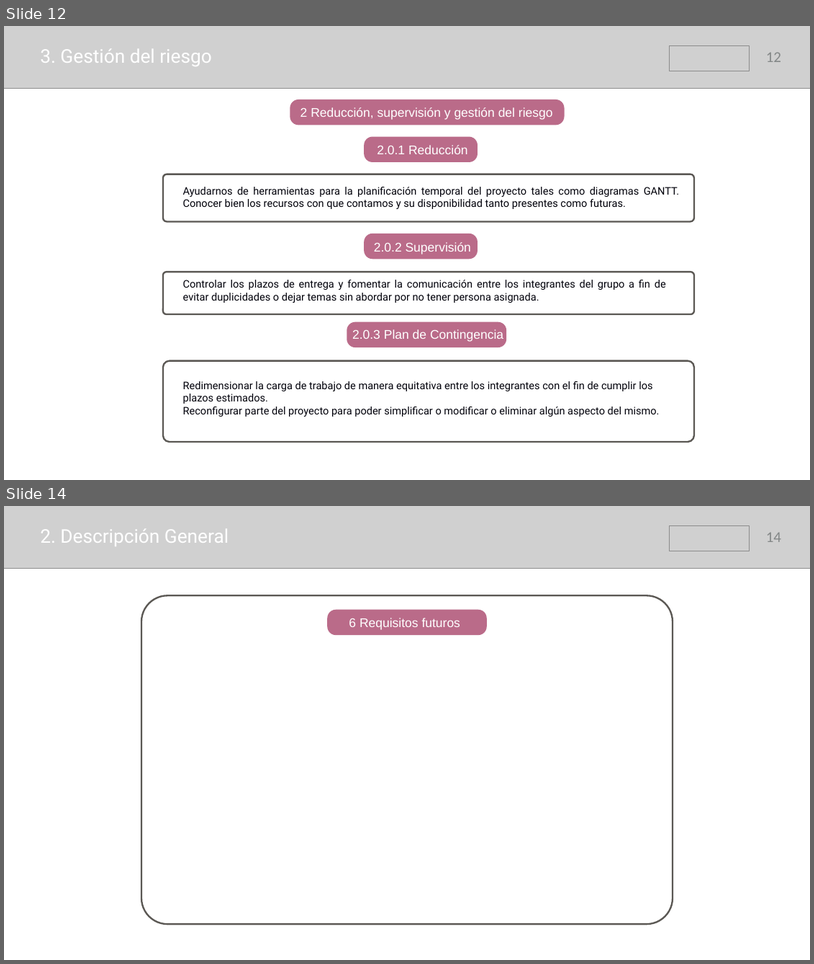
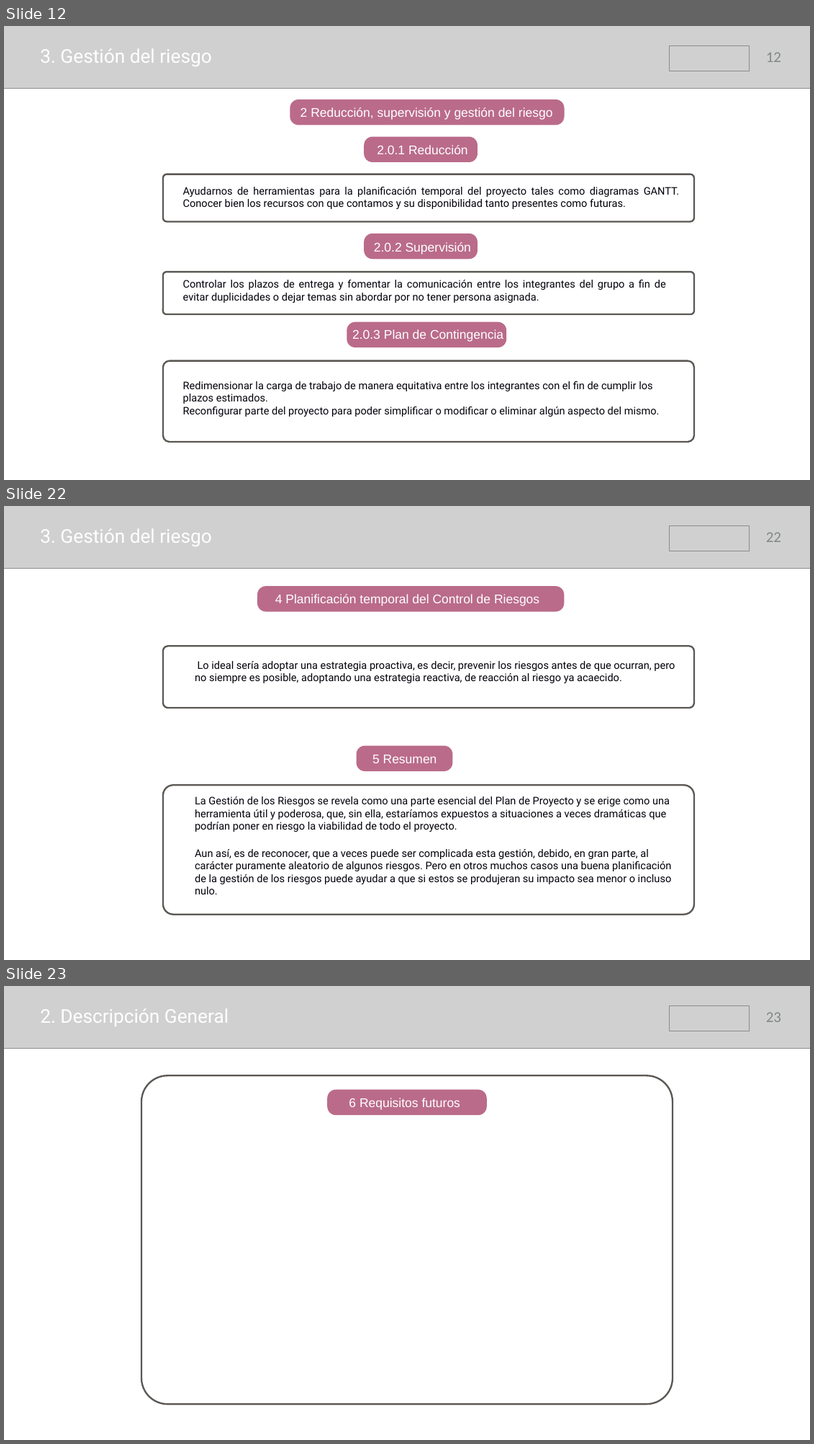
Before and after one commit to samusolo/iDoctor, a slide deck: Plan de proyecto.pptx. Shown one above the other, each under a label of ours: slides 12 and 14 before the commit, slides 12, 22 and 23 after it; the slides between them are not shown. The pictures are 814x964 and 814x1444 pixels, drawn with LibreOffice and Linux fonts; fonts in the diff are those of the drawing; grey boxes stand for pictures. Boxes give left, top, right and bottom in pixels: in the first picture for what was removed or moved away, otherwise in the second. Text is boxed around its words. In the diff, an @@ line names an element or a change of style, - is before the commit and + after.

```diff
--- a/Plan de proyecto.pptx
+++ b/Plan de proyecto.pptx
@@ slide 22 added at (4, 506, 810, 960), background #FFFFFF @@
@@ picture added at (4, 506, 810, 568) @@
@@ picture added at (669, 525, 749, 551) @@
@@ text added at (40, 529, 211, 546), 45 pt, text #FFFFFF @@
+3. Gestión del riesgo
@@ page number added at (766, 532, 782, 542), 36 pt, text #838787 @@
+22
@@ rounded rectangle added at (257, 586, 564, 612), fill #BA6B89 @@
@@ text added at (275, 594, 540, 606), 30 pt, text #FFFFFF @@
+  4 Planificación temporal del Control de Riesgos
@@ rounded rectangle added at (163, 646, 694, 708), outline #5B5854 4 pt @@
@@ text added at (195, 661, 675, 683), 25 pt, text #00000A @@
+Lo ideal sería adoptar una estrategia proactiva, es decir, prevenir los riesgos antes de que ocurran, pero no siempre es posible, adoptando una estrategia reactiva, de reacción al riesgo ya acaecido.
@@ rounded rectangle added at (357, 746, 453, 771), fill #BA6B89 @@
@@ text added at (373, 754, 437, 763), 30 pt, text #FFFFFF @@
+  5 Resumen
@@ rounded rectangle added at (163, 785, 694, 914), outline #5B5854 4 pt @@
@@ text added at (195, 796, 672, 894), 25 pt, text #00000A @@
+La Gestión de los Riesgos se revela como una parte esencial del Plan de Proyecto y se erige como una herramienta útil y poderosa, que, sin ella, estaríamos expuestos a situaciones a veces dramáticas que podrían poner en riesgo la viabilidad de todo el proyecto.
+Aun así, es de reconocer, que a veces puede ser complicada esta gestión, debido, en gran parte, al carácter puramente aleatorio de algunos riesgos. Pero en otros muchos casos una buena planificación de la gestión de los riesgos puede ayudar a que si estos se produjeran su impacto sea menor o incluso nulo.
@@ what was slide 14 is now slide 23 @@
@@ page number at (766, 1012, 782, 1022): text changed @@
-14
+23
```
Also in this commit, not shown: 3 slides changed, 8 other slides added.
